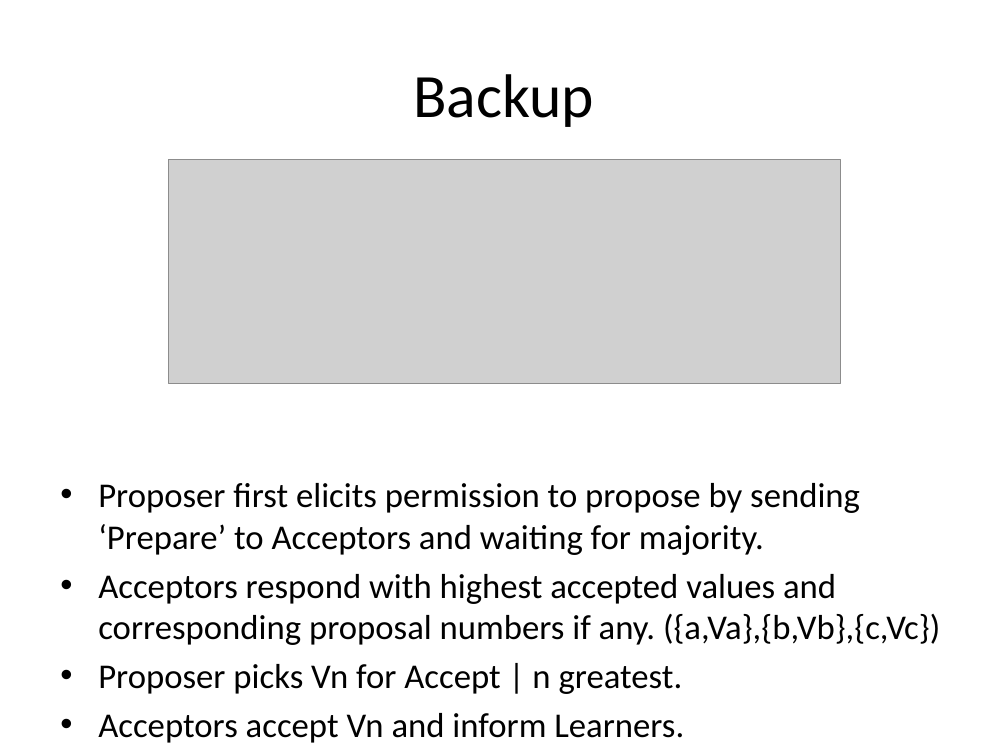
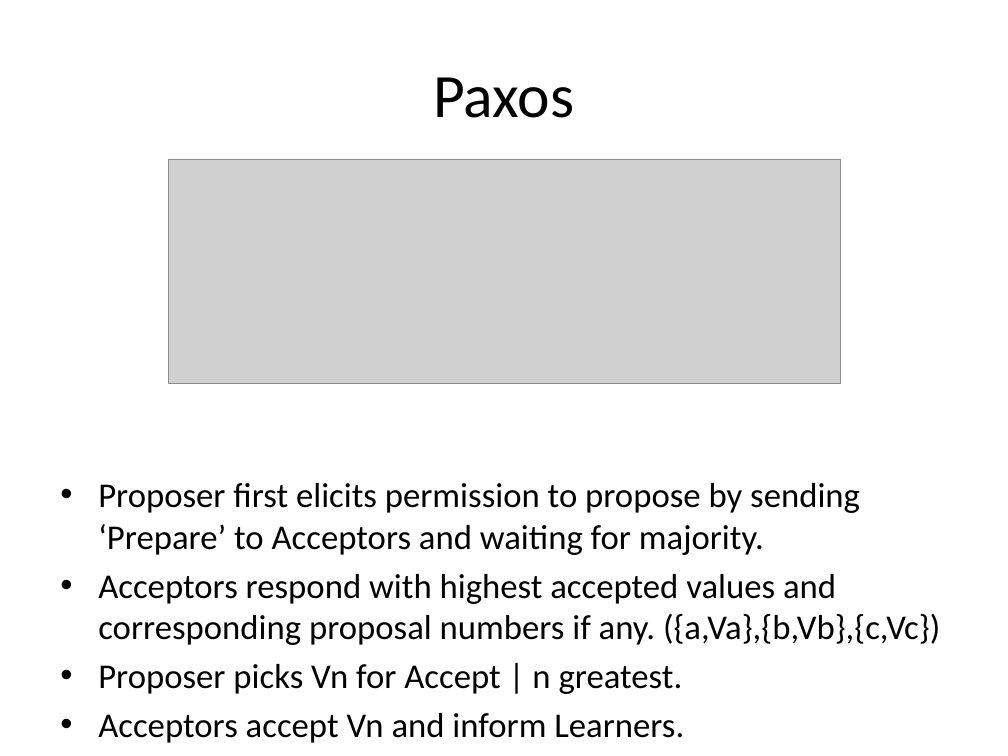
Before and after one commit to Slania/JPaxos-1, a slide deck: slide 38 of Paxos based directory updates for geo-replicated cloud storage.pptx (slide 32 before the commit). Drawn at 1008x756 pixels with LibreOffice and Linux fonts; fonts in the diff are those of the drawing; grey boxes stand for pictures. Boxes give left, top, right and bottom in pixels: in the first picture for what was removed or moved away, otherwise in the second. Text is boxed around its words. In the diff, an @@ line names an element or a change of style, - is before the commit and + after.

```diff
--- a/Paxos based directory updates for geo-replicated cloud storage.pptx
+++ b/Paxos based directory updates for geo-replicated cloud storage.pptx
@@ title at (433,77,574,118): text changed @@
-Backup
+Paxos
```
Also in this commit, not shown: 9 other slides changed, 9 slides added.
